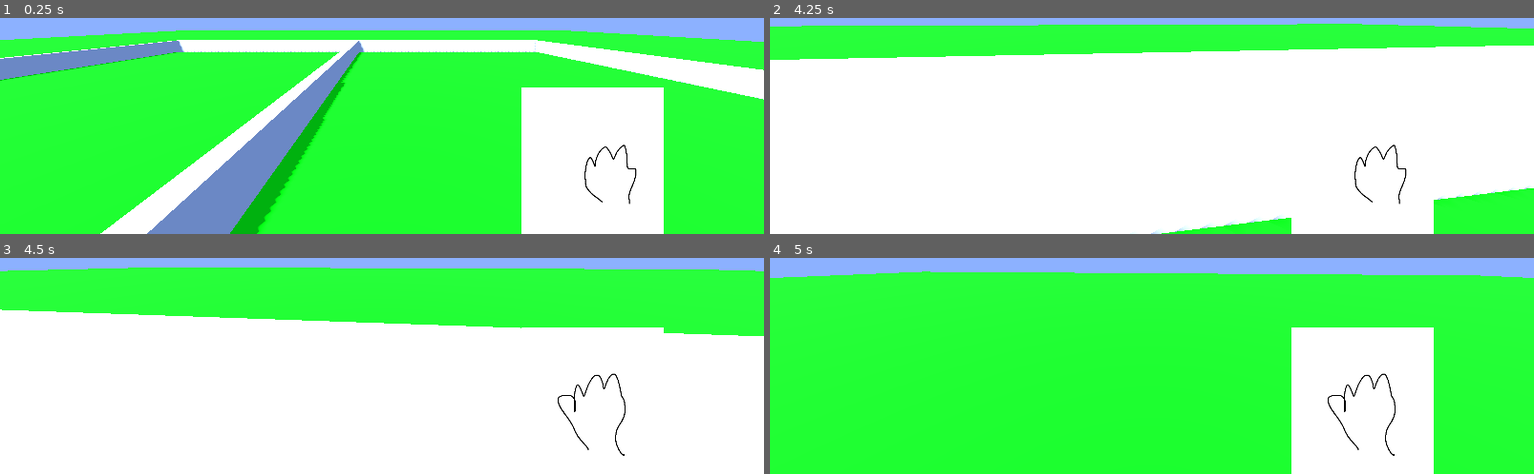
Above: before the commit, frames 1-4 (two rows, left to right).
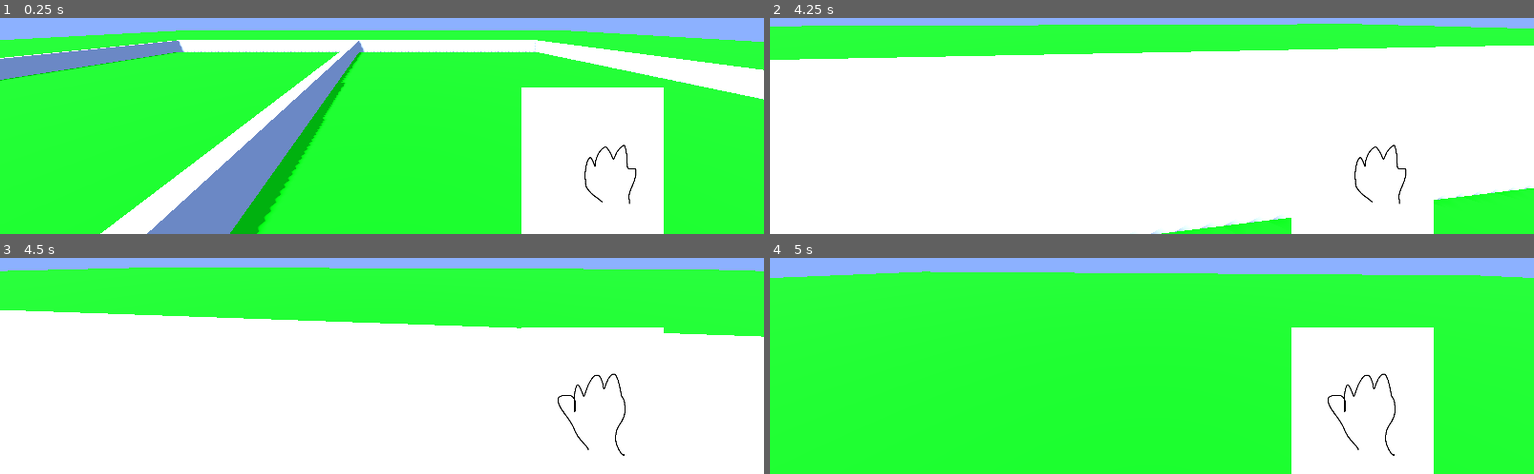
Above: after the commit, the same moments.

Repository: Agent-Maxwell/LudumDare56
Game: Godot game, scene res://world.tscn
The game is run twice, just before and just after one commit, with the same random seed, the same clock (stepped at 60 frames per second) and the same inputs.
Inputs (mouse positions are in pixels of both pictures, inside the frame that each line leads up to):
- Up to frame 1 (0.25 s): no input
- Up to frame 2 (4.25 s): move the mouse to (1190, 18) at 0.52 s; hold W (move_forwards) from 0.53 s (still down); click (1190, 18) at 0.6 s; tap Space (jump) at 0.77, 1.52, 3.02, 3.77 s; move the mouse to (1113, 22) at 1.27 s; right-click (1113, 22) at 1.35 s; move the mouse to (outside the picture) at 2.02 s; click (outside the picture) at 2.1 s; move the mouse to (1144, 26) at 2.77 s; right-click (1144, 26) at 2.85 s; move the mouse to (1205, 24) at 3.52 s; click (1205, 24) at 3.6 s
- Up to frame 3 (4.5 s): keep holding W (move_forwards); move the mouse to (outside the picture) at 4.27 s; right-click (outside the picture) at 4.35 s
- Up to frame 4 (5 s): keep holding W (move_forwards); tap Space (jump) at 4.52 s

Frames 1-2 are identical in both runs. In frame 3, less than 0.1% of the frame differs, in the area x 0-100%, y 4-37%; in frame 4, nothing differs.

Commit message:
added catchecker area3ds

Diff:
--- a/world.tscn
+++ b/world.tscn
@@ -22,6 +22,9 @@
 [sub_resource type="Environment" id="Environment_sfw5c"]
 background_mode = 1
 background_color = Color(0.54902, 0.694118, 1, 1)
+
+[sub_resource type="BoxShape3D" id="BoxShape3D_7aetu"]
+size = Vector3(19.7, 1, 30.3)
 
 [node name="World" type="Node3D"]
 
@@ -127,3 +130,17 @@
 
 [node name="Cat3" parent="." instance=ExtResource("2_dv0n1")]
 transform = Transform3D(1, 0, 0, 0, 1, 0, 0, 0, 1, -1.4853, 1.79381, 1.80593)
+
+[node name="CatChecker" type="Area3D" parent="."]
+transform = Transform3D(1, 0, 0, 0, 1, 0, 0, 0, 1, 7, 3, 0)
+
+[node name="CollisionShape3D" type="CollisionShape3D" parent="CatChecker"]
+transform = Transform3D(1, 0, 0, 0, 1, 0, 0, 0, 1, 3.05, -2, -4.75)
+shape = SubResource("BoxShape3D_7aetu")
+
+[node name="CatChecker2" type="Area3D" parent="."]
+transform = Transform3D(1, 0, 0, 0, 1, 0, 0, 0, 1, -10, 3, 0)
+
+[node name="CollisionShape3D" type="CollisionShape3D" parent="CatChecker2"]
+transform = Transform3D(1, 0, 0, 0, 1, 0, 0, 0, 1, 0.0499992, -2, -4.75)
+shape = SubResource("BoxShape3D_7aetu")
Not shown: 1 places in world.tscn that only renumber resources
